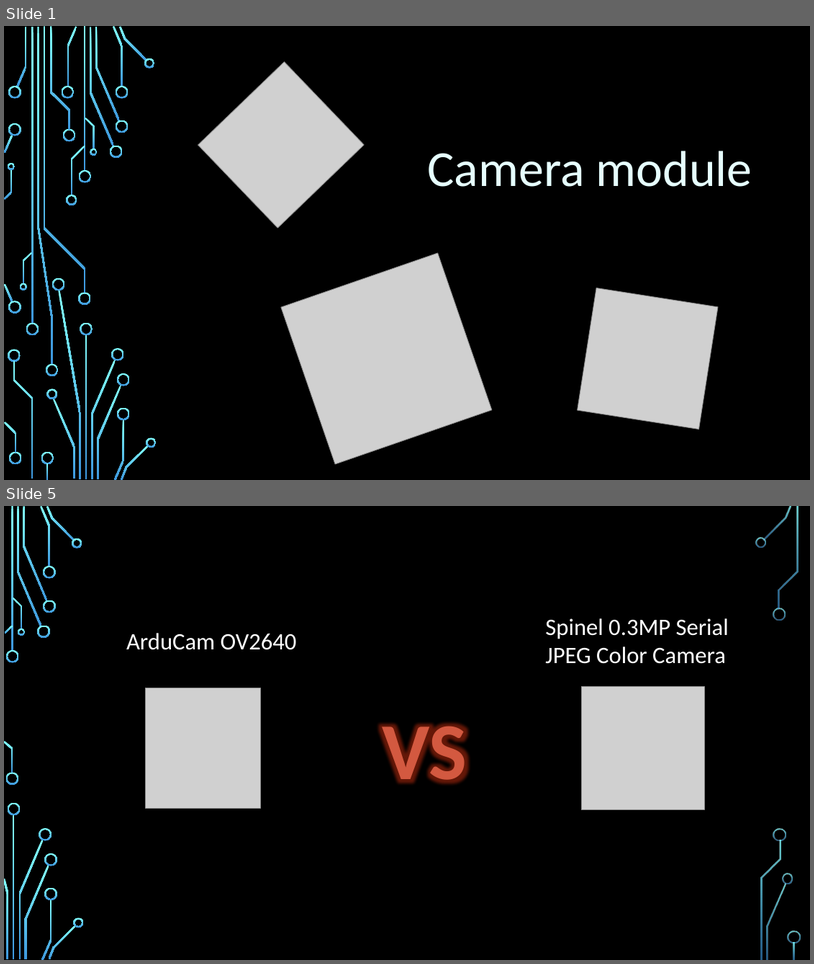
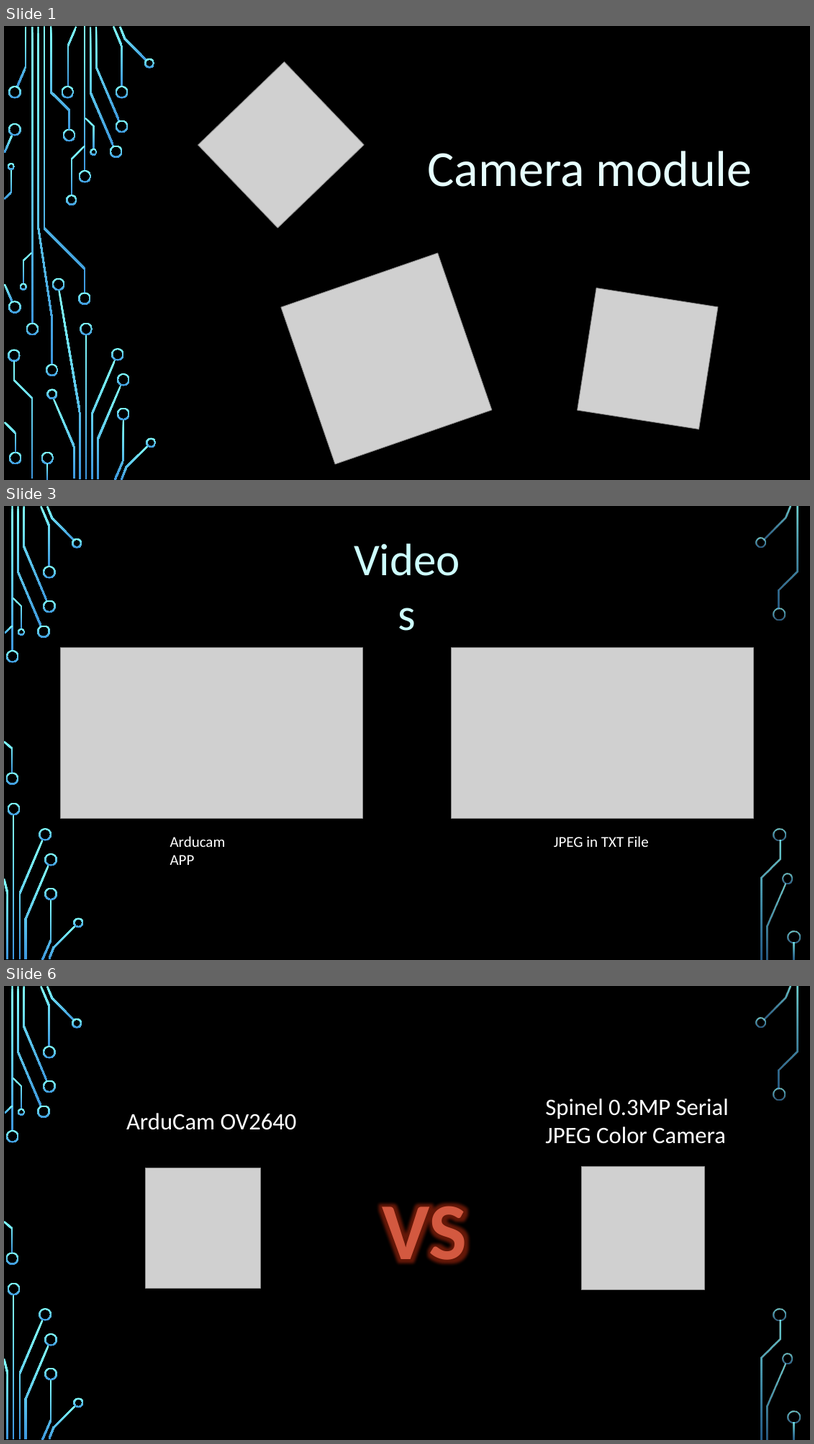
Before and after one commit to imfhoward/ECE-387-Camera, a slide deck: ECE_Midterm.pptx. Shown one above the other, each under a label of ours: slides 1 and 5 before the commit, slides 1, 3 and 6 after it; the slides between them are not shown. The pictures are 814x964 and 814x1444 pixels, drawn with LibreOffice and Linux fonts; fonts in the diff are those of the drawing; grey boxes stand for pictures; background and template pictures are left out. Boxes give left, top, right and bottom in pixels: in the first picture for what was removed or moved away, otherwise in the second. Text is boxed around its words. In the diff, an @@ line names an element or a change of style, - is before the commit and + after.

```diff
--- a/ECE_Midterm.pptx
+++ b/ECE_Midterm.pptx
@@ slide 3 added at (x1=4, y1=506, x2=810, y2=960), background picture (left out); not listed: 36 template elements that a slide beside it also shows @@
@@ text added at (x1=339, y1=527, x2=476, y2=588), 54 pt, text #CDFFFF @@
+Videos
@@ picture added at (x1=60, y1=648, x2=363, y2=818) @@
@@ picture added at (x1=452, y1=648, x2=754, y2=818) @@
@@ text added at (x1=170, y1=836, x2=226, y2=865), 18 pt, text #FFFFFF @@
+Arducam APP
@@ text added at (x1=554, y1=836, x2=649, y2=847), 18 pt, text #FFFFFF @@
+JPEG in TXT File
@@ what was slide 5 is now slide 6 @@
```
Also in this commit, not shown: 1 slide changed, 3 other slides added, 2 slides removed.
